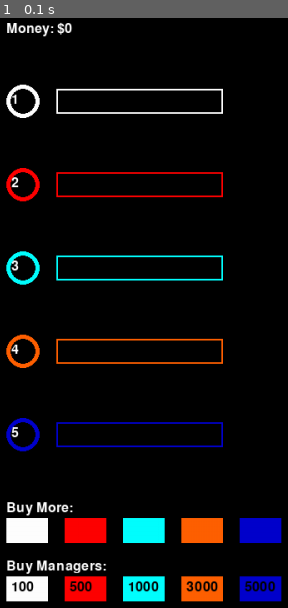
Above: before the commit, frame 1.
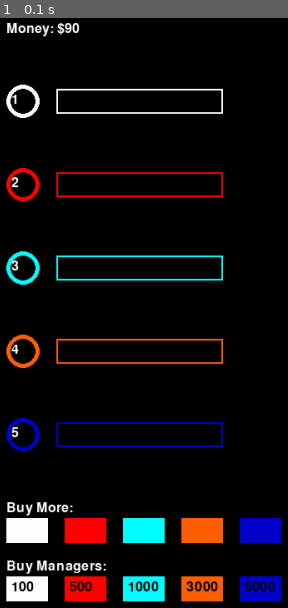
Above: after the commit, the same moment.

Repository: Nikhil-Singla/the-dev-dossier
Game: pygame game, started from game_dev/clickerTutorial_pygame.py
Two runs of this game, one before a commit and one after it. Both use one fixed random seed, a clock stepped at 60 frames per second and the inputs below.
Inputs:
- Up to frame 1 (0.1 s): no input

The runs differ from the first frame. In frame 1, less than 0.1% of the frame differs, in the area x 22-28%, y 0-3%.

Commit message:
Testing code and adding manager functionality

Diff:
--- a/game_dev/clickerTutorial_pygame.py
+++ b/game_dev/clickerTutorial_pygame.py
@@ -32,7 +32,7 @@
 boxThree = 3
 boxFour = 4
 boxFive = 5
-score = 0
+score = 90
 draw_One = False
 draw_Two = False
 draw_Three = False
@@ -94,11 +94,15 @@
         managerButton = pygame.draw.rect(screen, color, [x_coord, 670, 50, 30])
         managerText = font.render(str(round(manCost, 2)), True, black)
         screen.blit(managerText, (x_coord+6, 675))
+    else:
+        managerButton = pygame.draw.rect(screen, black, [x_coord, 670, 50, 30])
     return color_button, managerButton
 
 gameState = True ## Game Running
 while gameState:
     timer.tick(frameRate) ## Tick at the specified framerate
+    if manOneOwn and not draw_One:
+        draw_One = True
     for event in pygame.event.get():
         if event.type == pygame.QUIT: ## Different from quit(). Here, its an event
             gameState = False
@@ -113,6 +117,10 @@
                 draw_Four = True
             if task5.collidepoint(event.pos):
                 draw_Five = True
+            if manBuy1.collidepoint(event.pos) and score >= manOneCost and not manOneOwn:
+                manOneOwn = True
+                score -= manOneCost
+
     screen.fill(background) ## Have our initial background on the screen
 
     task1, length_One, draw_One = draw_Box(white, 100, boxOne, draw_One, length_One, speed_One)
